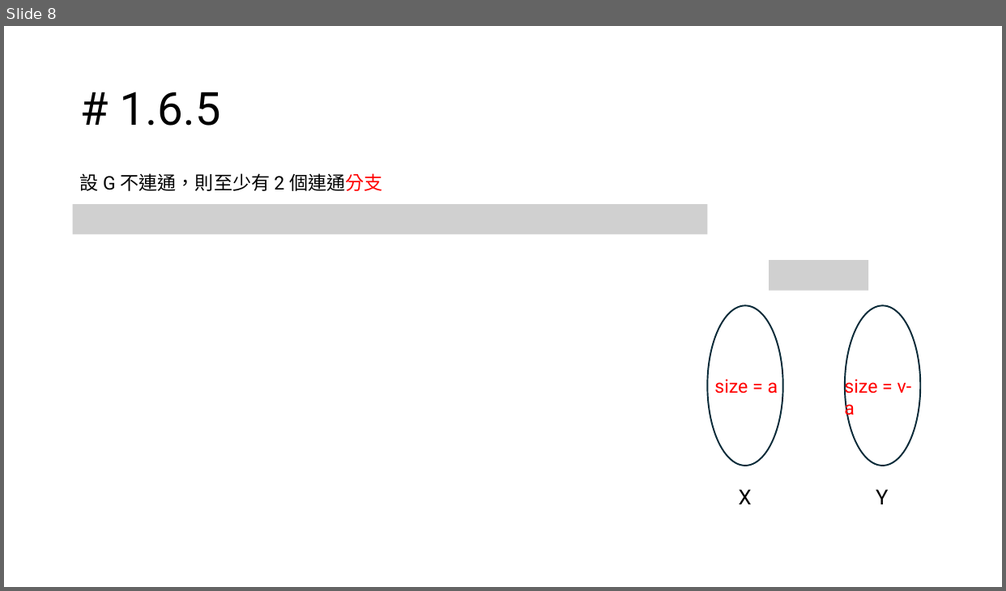
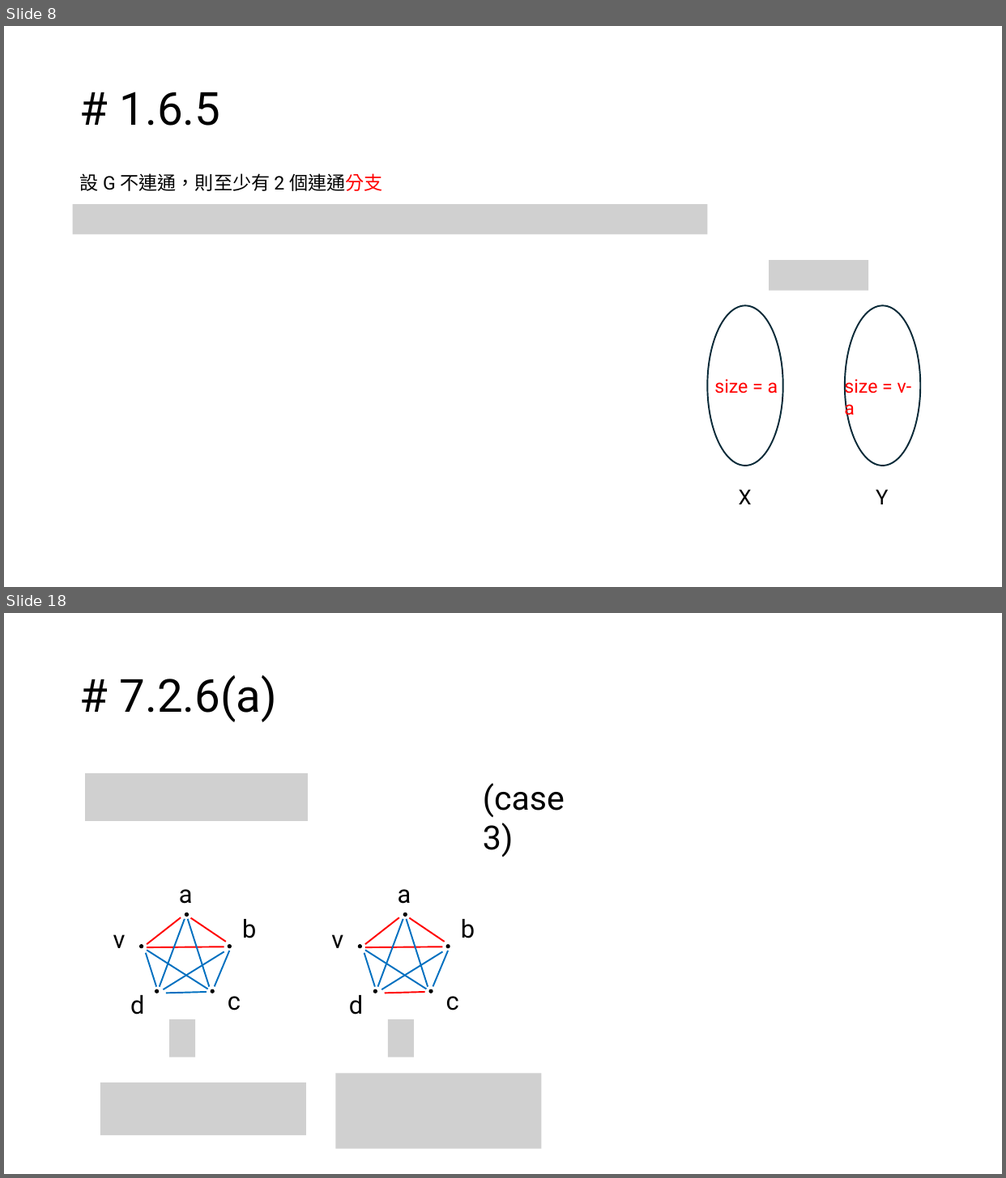
Before and after one commit to PuiPu/senior-college-spring, a slide deck: 圖論/期中圖.pptx. Shown one above the other, each under a label of ours: slide 8 before the commit, slides 8 and 18 after it; the slides between them are not shown. The pictures are 1006x591 and 1006x1178 pixels, drawn with LibreOffice and Linux fonts; fonts in the diff are those of the drawing; grey boxes stand for pictures. Boxes give left, top, right and bottom in pixels: in the first picture for what was removed or moved away, otherwise in the second. Text is boxed around its words. In the diff, an @@ line names an element or a change of style, - is before the commit and + after.

```diff
--- a/圖論/期中圖.pptx
+++ b/圖論/期中圖.pptx
@@ slide 18 added at bbox=[4, 613, 1002, 1174], background #FFFFFF @@
@@ title added at bbox=[120, 675, 277, 722], 44 pt, text #000000 @@
+# 7.2.6(a)
@@ picture added at bbox=[85, 773, 308, 821] @@
@@ text added at bbox=[483, 783, 565, 857], 32 pt, text #000000 @@
+(case 3)
@@ group added at bbox=[113, 889, 256, 1057]: 10 lines, 5 texts, 5 ellipses, 1 picture @@
+a
+v
+b
+c
+d
@@ group added at bbox=[331, 889, 475, 1057]: 10 lines, 5 texts, 5 ellipses, 1 picture @@
+a
+v
+b
+c
+d
@@ picture added at bbox=[335, 1073, 542, 1149] @@
@@ picture added at bbox=[100, 1083, 306, 1136] @@
```
Also in this commit, not shown: 10 other slides added, 12 other files.
